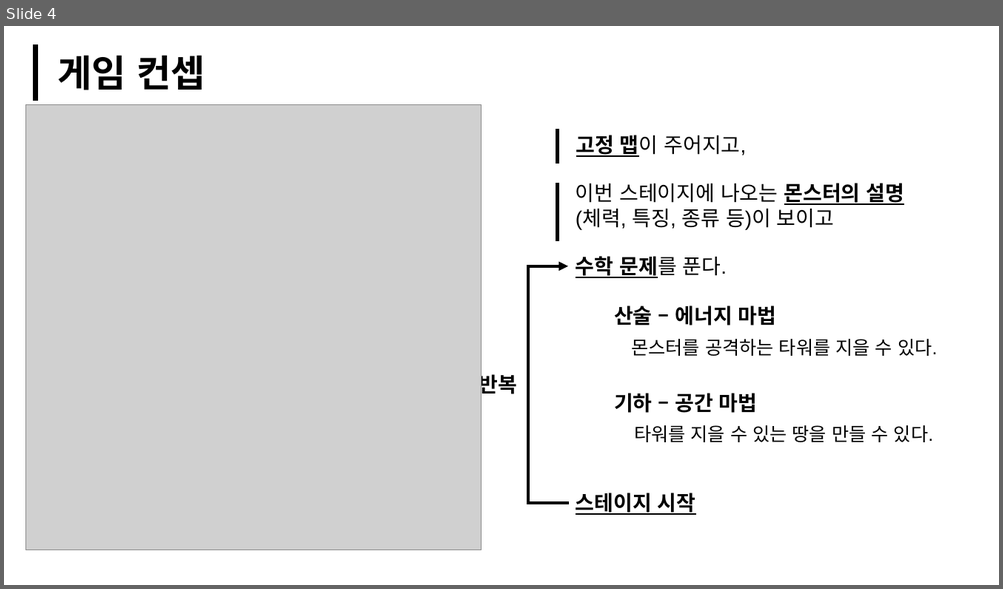
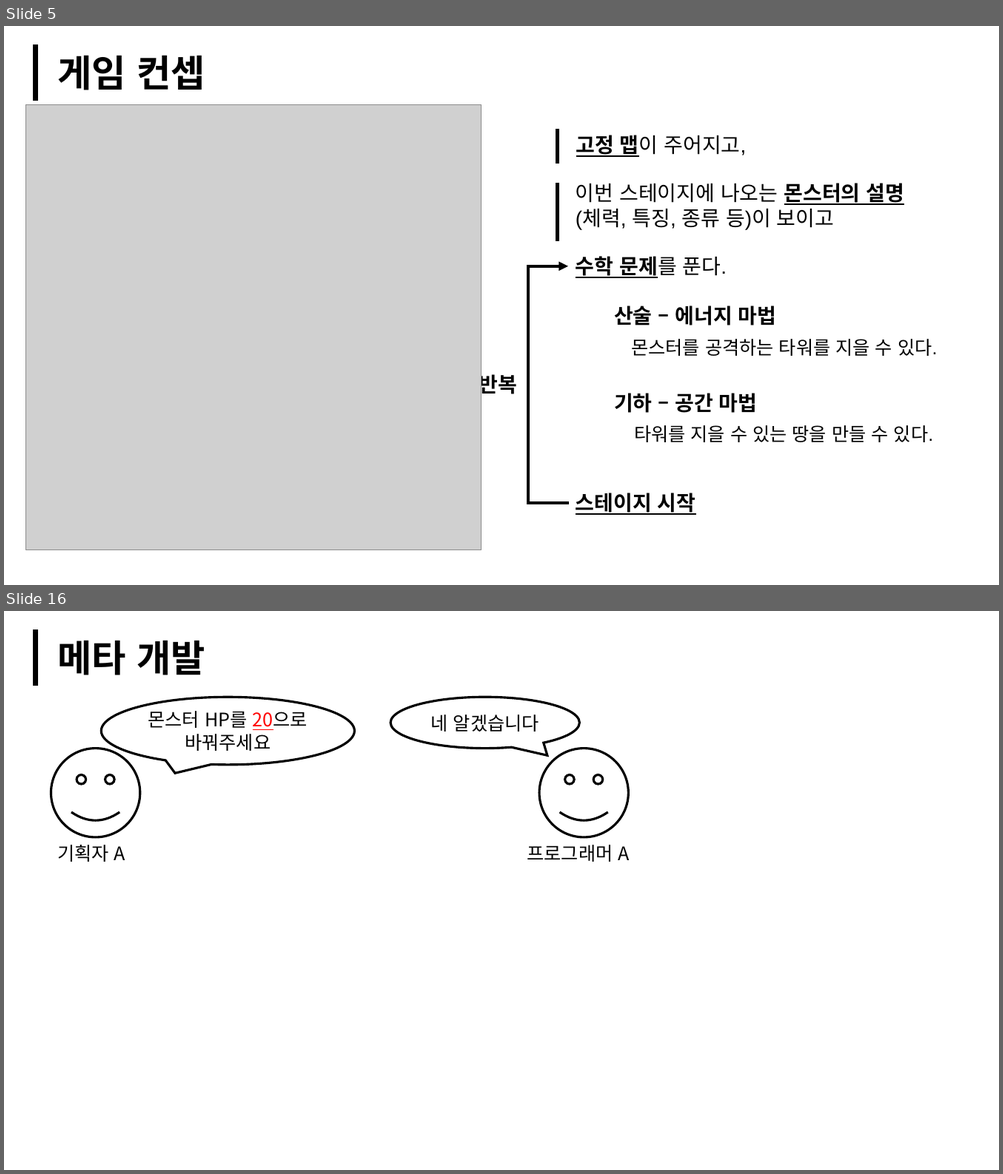
Before and after one commit to Bandyck/WinAPI_Serious, a slide deck: 0818.PPT문서제작/WinApiProject_Serious_임경태.pptx. Shown one above the other, each under a label of ours: slide 4 before the commit, slides 5 and 16 after it; the slides between them are not shown. The pictures are 1003x589 and 1003x1174 pixels, drawn with LibreOffice and Linux fonts; fonts in the diff are those of the drawing; grey boxes stand for pictures. Boxes give left, top, right and bottom in pixels: in the first picture for what was removed or moved away, otherwise in the second. Text is boxed around its words. In the diff, an @@ line names an element or a change of style, - is before the commit and + after.

```diff
--- a/0818.PPT문서제작/WinApiProject_Serious_임경태.pptx
+++ b/0818.PPT문서제작/WinApiProject_Serious_임경태.pptx
@@ slide 16 added at <box>4,611,999,1170</box>, background #FFFFFF @@
@@ line added from (35, 629) to (35, 686), #000000 5 pt @@
@@ text added at <box>57,640,205,675</box>, 36 pt, text #000000, bold @@
+메타 개발
@@ speech bubble added at <box>101,697,354,765</box>, outline #000000 2.25 pt, 18 pt, text #000000 @@
+몬스터 HP를 20으로 바꿔주세요
@@ speech bubble added at <box>390,697,579,749</box>, outline #000000 2.25 pt, 18 pt, text #000000 @@
+네 알겠습니다
@@ smiley face added at <box>51,749,140,837</box>, outline #000000 2.25 pt @@
@@ smiley face added at <box>539,749,628,837</box>, outline #000000 2.25 pt @@
@@ text added at <box>57,845,125,862</box>, 18 pt, text #000000 @@
+기획자 A
@@ text added at <box>526,845,629,862</box>, 18 pt, text #000000 @@
+프로그래머 A
@@ what was slide 4 is now slide 5 @@
```
Also in this commit, not shown: 8 slides changed, 18 other slides added, 11 slides removed.
